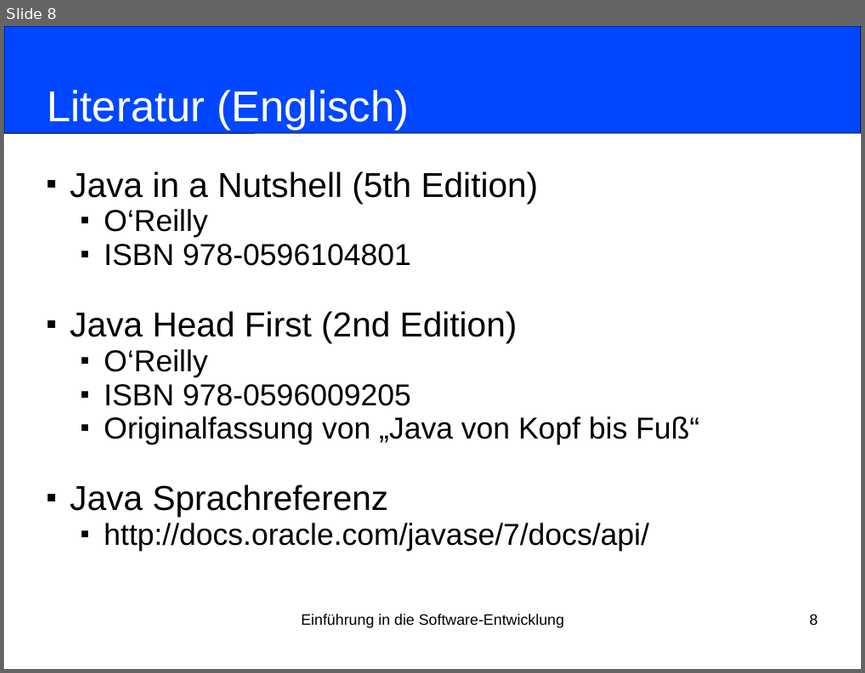
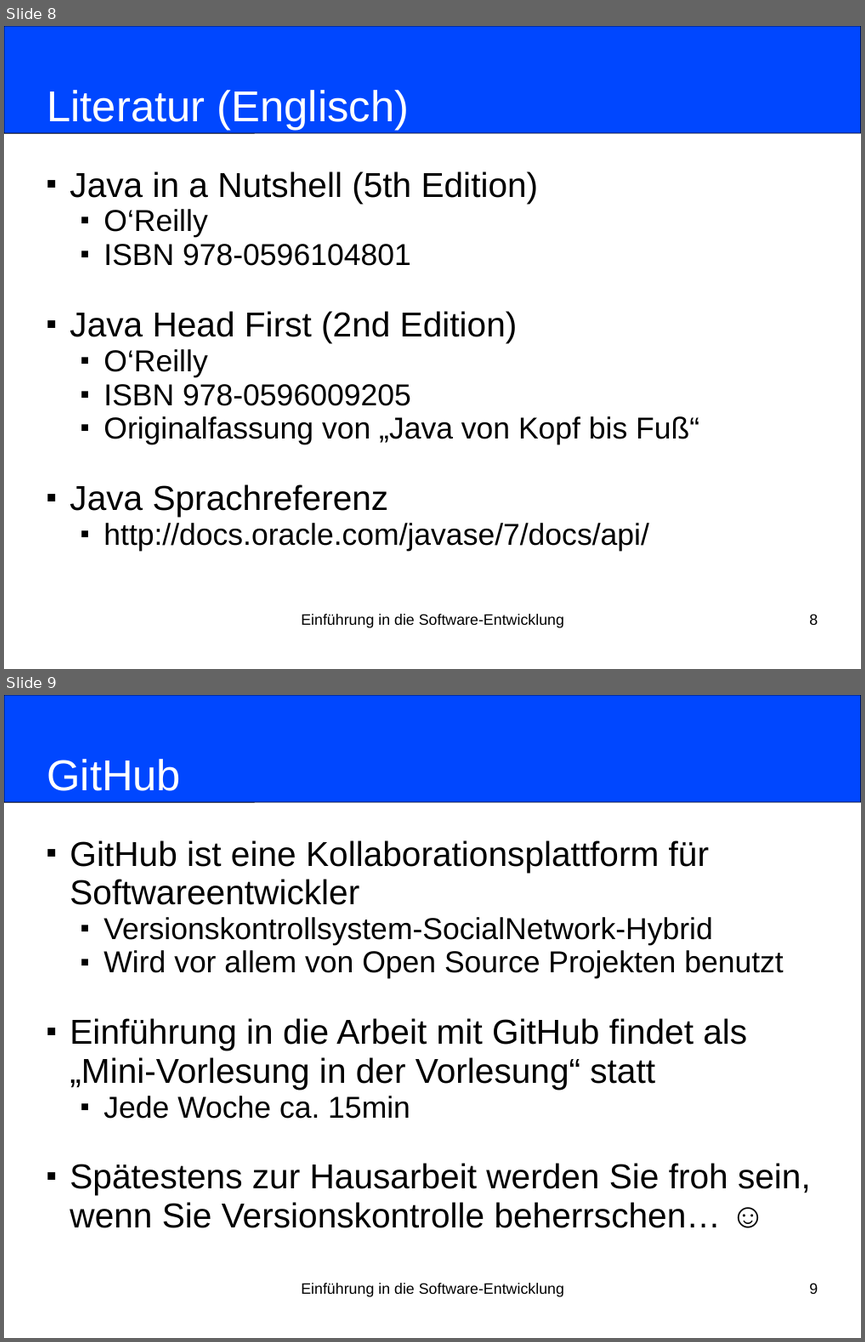
Before and after one commit to nordakademie-einfuehrung-java/vorlesungsskript, a slide deck: folien/Semester_03_Termin_01_Intro.ppt. Shown one above the other, each under a label of ours: slide 8 before the commit, slides 8 and 9 after it. The pictures are 865x673 and 865x1342 pixels, drawn with LibreOffice and Linux fonts; fonts in the diff are those of the drawing. Boxes give left, top, right and bottom in pixels: in the first picture for what was removed or moved away, otherwise in the second. Text is boxed around its words. In the diff, an @@ line names an element or a change of style, - is before the commit and + after.

```diff
--- a/folien/Semester_03_Termin_01_Intro.ppt
+++ b/folien/Semester_03_Termin_01_Intro.ppt
@@ slide 9 added at bbox=[4, 695, 861, 1338], background #FFFFFF @@
@@ rounded rectangle added at bbox=[4, 695, 861, 802], fill #0047FF, outline #000000 0.74 pt @@
@@ title added at bbox=[46, 759, 181, 791], 40 pt, text #FFFFFF @@
+GitHub
@@ subtitle added at bbox=[69, 840, 811, 1228], 32 pt, text #000000 @@
+■ GitHub ist eine Kollaborationsplattform für Softwareentwickler
+  ■ Versionskontrollsystem-SocialNetwork-Hybrid
+  ■ Wird vor allem von Open Source Projekten benutzt
+■ Einführung in die Arbeit mit GitHub findet als „Mini-Vorlesung in der Vorlesung“ statt
+  ■ Jede Woche ca. 15min
+■ Spätestens zur Hausarbeit werden Sie froh sein, wenn Sie Versionskontrolle beherrschen… ☺
@@ text added at bbox=[301, 1282, 564, 1297], 14 pt, text #000000 @@
+Einführung in die Software-Entwicklung
@@ page number added at bbox=[809, 1282, 817, 1293], 14 pt, text #000000 @@
+9
```
Also in this commit, not shown: 3 slides changed, 2 other slides added, 1 other file.
